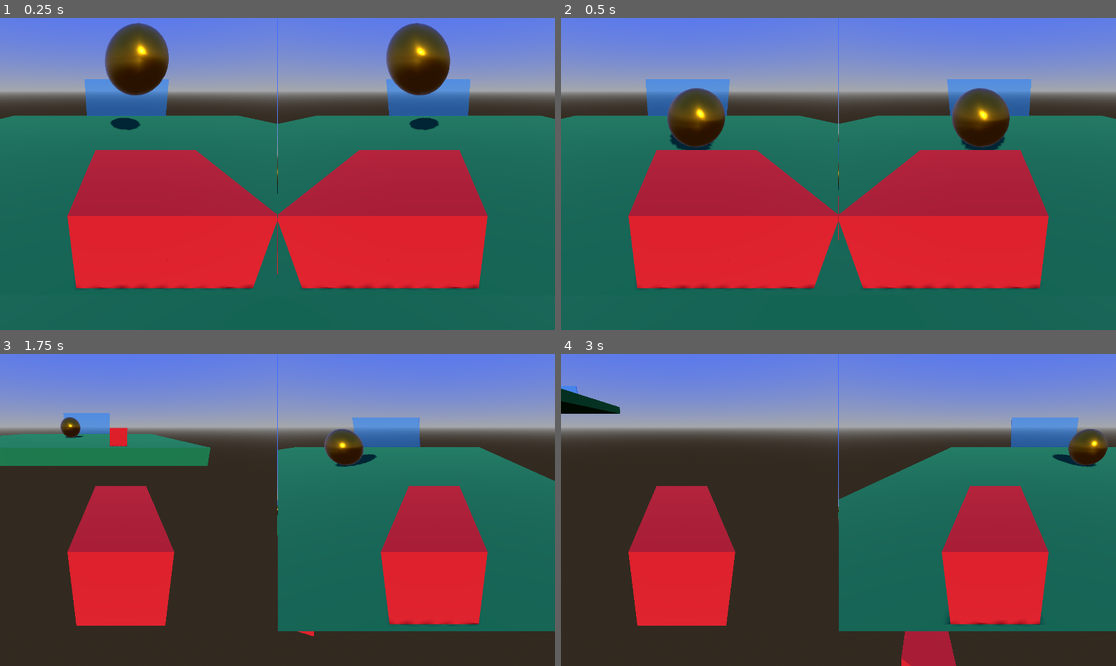
Above: before the commit, frames 1-4 (two rows, left to right).
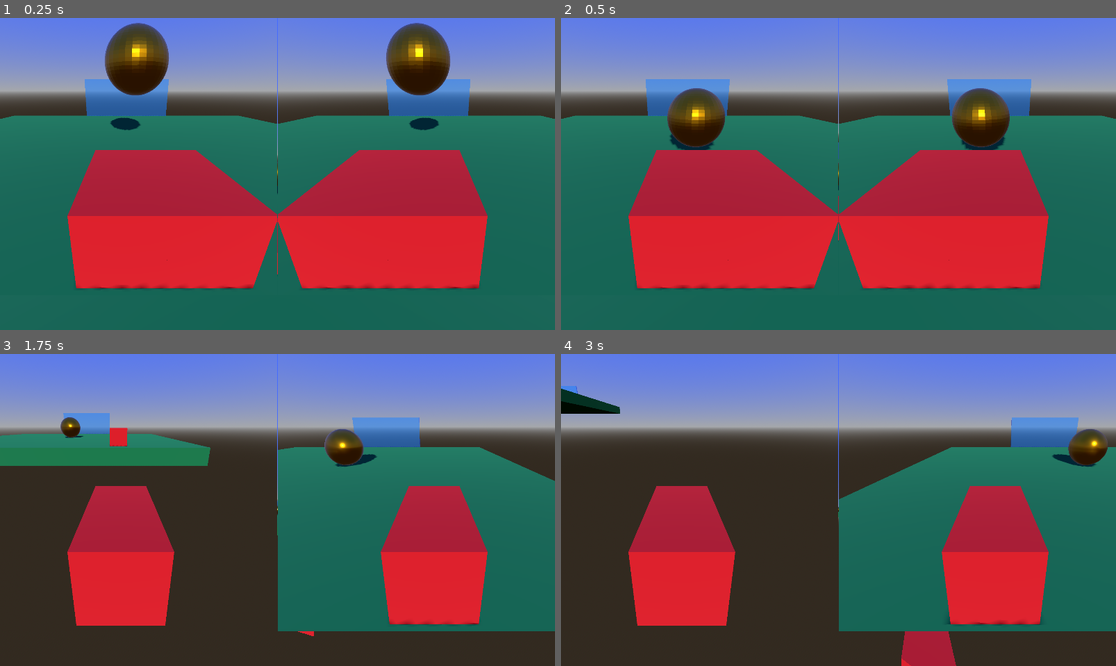
Above: after the commit, the same moments.

Repository: jcreek/CosmicClash
Game: Godot game, scene res://scenes/match.tscn
Two runs of this game, one before a commit and one after it. Both use one fixed random seed, a clock stepped at 60 frames per second and the inputs below.
Inputs:
- Up to frame 1 (0.25 s): no input
- Up to frame 2 (0.5 s): no input
- Up to frame 3 (1.75 s): hold D (move_right) 0.53-1.28 s; hold Down (move_backward2) 0.53-1.28 s; tap Up (move_forward2) at 0.8, 1.35 s; hold S (move_backward) from 1.28 s (still down); tap Left (move_left2) at 1.55 s
- Up to frame 4 (3 s): release S (move_backward) at 2.03 s; hold D (move_right) 2.03-2.78 s; hold Left (move_left2) 2.03-2.78 s; tap Right (move_right2) at 2.3, 2.85 s; hold W (move_forward) from 2.78 s (still down)

The runs differ from the first frame. In frame 1, 0.4% of the frame differs, in the area x 18-82%, y 1-36%; in frame 2, 0.3%; in frame 3, less than 0.1%; in frame 4, less than 0.1%.

Commit message:
fix(*): Fix movement for player 2

Diff:
--- a/Game/scripts/player2.gd
+++ b/Game/scripts/player2.gd
@@ -2,17 +2,36 @@
 
 func get_input_vector() -> Vector3:
 	var input_vector = Vector3.ZERO
-	if Input.is_action_pressed("move_forward2"):
-		input_vector.z -= 1
-	if Input.is_action_pressed("move_backward2"):
-		input_vector.z += 1
-	if Input.is_action_pressed("move_left2"):
-		input_vector.x -= 1
-	if Input.is_action_pressed("move_right2"):
-		input_vector.x += 1
-	if Input.is_action_pressed("move_up2"):
-		input_vector.y += 1
-	if Input.is_action_pressed("move_down2"):
-		input_vector.y -= 1
+	var camera_path = "/root/MatchNode3D/Players/GridContainer/SubViewportContainer/SubViewport/Player1/Camera3D"
+	var camera = get_node(camera_path)
 
-	return input_vector
+	if camera:
+		var camera_transform = camera.global_transform
+		var forward_direction = -camera_transform.basis.z
+		var right_direction = camera_transform.basis.x
+		var y_movement = input_vector.y
+
+		if Input.is_action_pressed("move_forward2"):
+			input_vector += forward_direction
+		if Input.is_action_pressed("move_backward2"):
+			input_vector -= forward_direction
+		if Input.is_action_pressed("move_left2"):
+			input_vector -= right_direction
+		if Input.is_action_pressed("move_right2"):
+			input_vector += right_direction
+
+		# Zero out the Y component to restrict movement to the XZ plane
+		input_vector.y = 0
+
+		# Add back the preserved Y movement
+		input_vector.y = y_movement
+
+		if Input.is_action_pressed("move_up2"):
+			input_vector.y += 1
+		if Input.is_action_pressed("move_down2"):
+			input_vector.y -= 1
+
+		return input_vector.normalized()
+	else:
+		print("Camera not found")
+		return Vector3.ZERO
